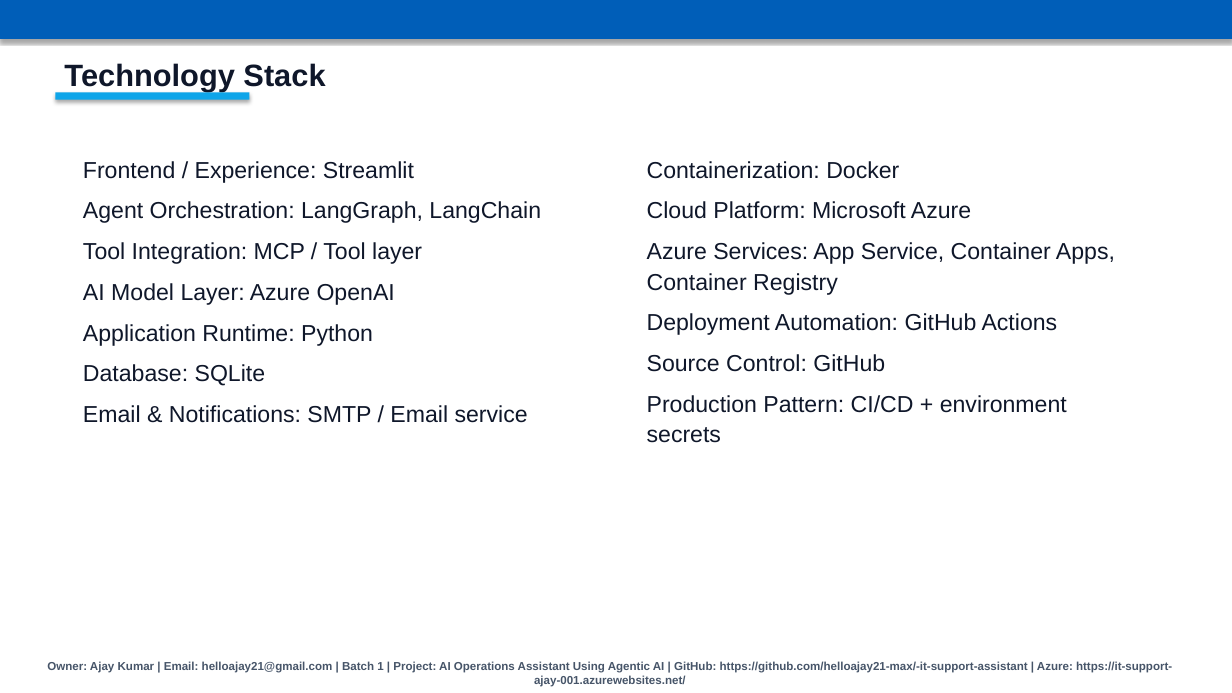
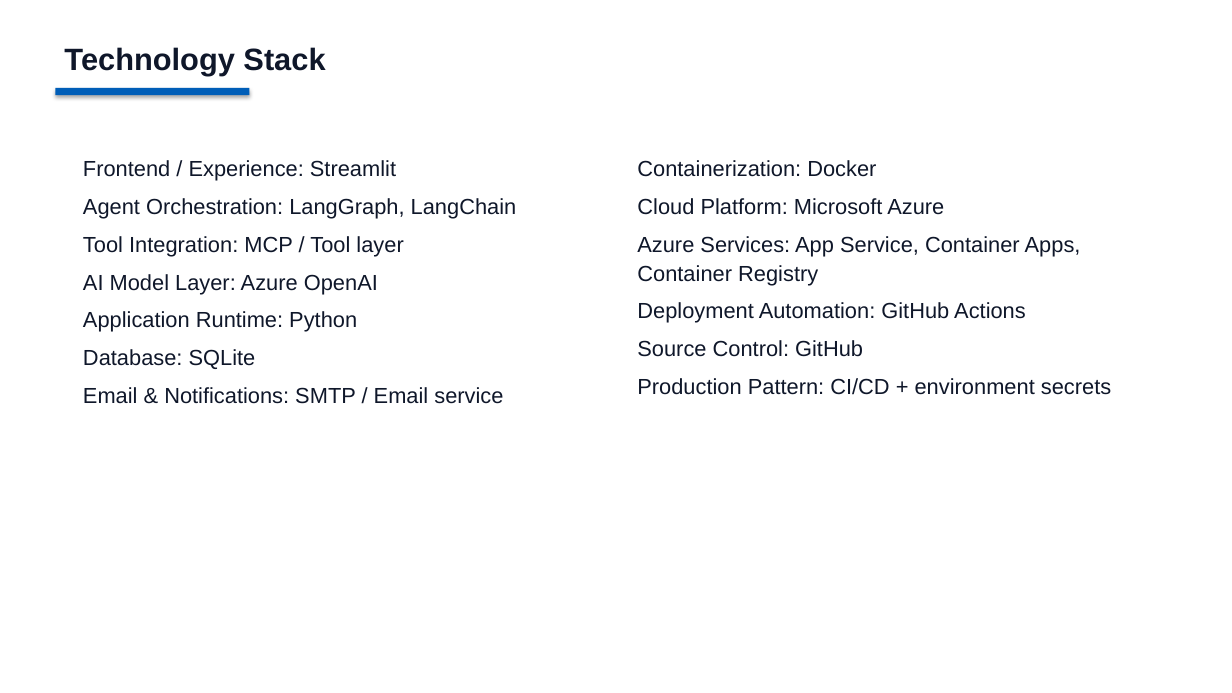
Before and after one commit to helloajay21-max/-it-support-assistant, a slide deck: slide 4 of AI_Operations_Assistant_Presentation.pptx. Drawn at 1232x693 pixels with LibreOffice and Linux fonts; fonts in the diff are those of the drawing. Boxes give left, top, right and bottom in pixels: in the first picture for what was removed or moved away, otherwise in the second. Text is boxed around its words. In the diff, an @@ line names an element or a change of style, - is before the commit and + after.

```diff
--- a/AI_Operations_Assistant_Presentation.pptx
+++ b/AI_Operations_Assistant_Presentation.pptx
@@ rectangle removed at (0, 0, 1232, 39) @@
@@ text "Technology Stack": place and size @@
-text "Technology Stack" at (64, 63, 325, 91)
+text "Technology Stack" at (64, 47, 325, 76)
@@ rectangle: place and size @@
-rectangle at (55, 92, 250, 100)
+rectangle at (55, 88, 250, 95)
@@ rectangle at (55, 88, 250, 95): fill #0EA5E9 to #005EB8 @@
@@ text "Frontend / Experience: Streamlit" at (83, 160, 517, 404): size 18 to 17 pt; less space between paragraphs @@
@@ text "Containerization: Docker" at (637, 160, 1111, 395): size 18 to 17 pt; less space between paragraphs @@
@@ text "Containerization: Docker": place and size @@
-text "Containerization: Docker" at (647, 161, 1115, 443)
+text "Containerization: Docker" at (637, 160, 1111, 395)
@@ text removed at (47, 661, 1172, 687) @@
-Owner: Ajay Kumar | Email: helloajay21@gmail.com | Batch 1 | Project: AI Operations Assistant Using Agentic AI | GitHub: https://github.com/helloajay21-max/-it-support-assistant | Azure: https://it-support-ajay-001.azurewebsites.net/
```
Also in this commit, not shown: 6 other slides changed.
